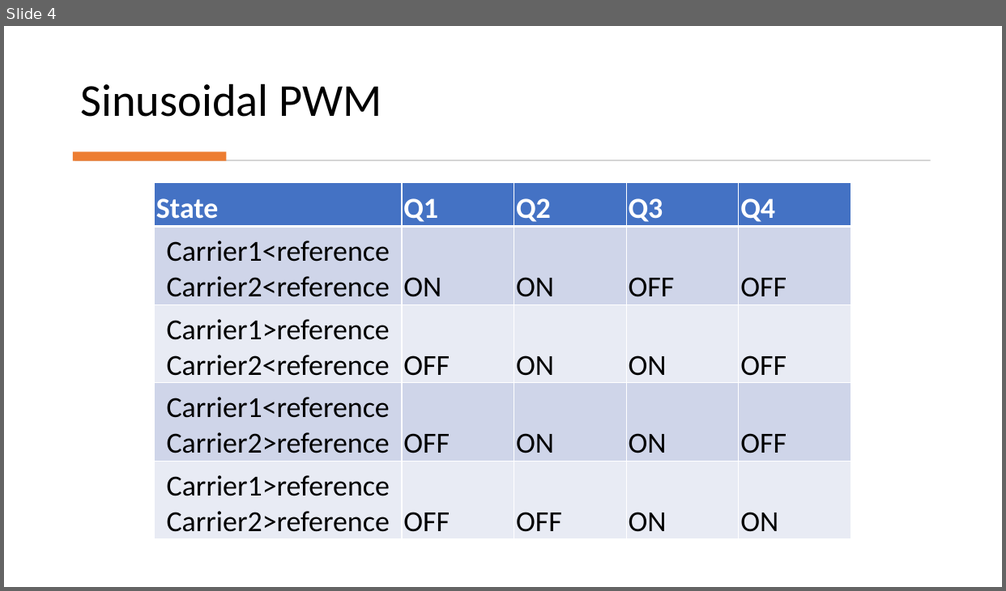
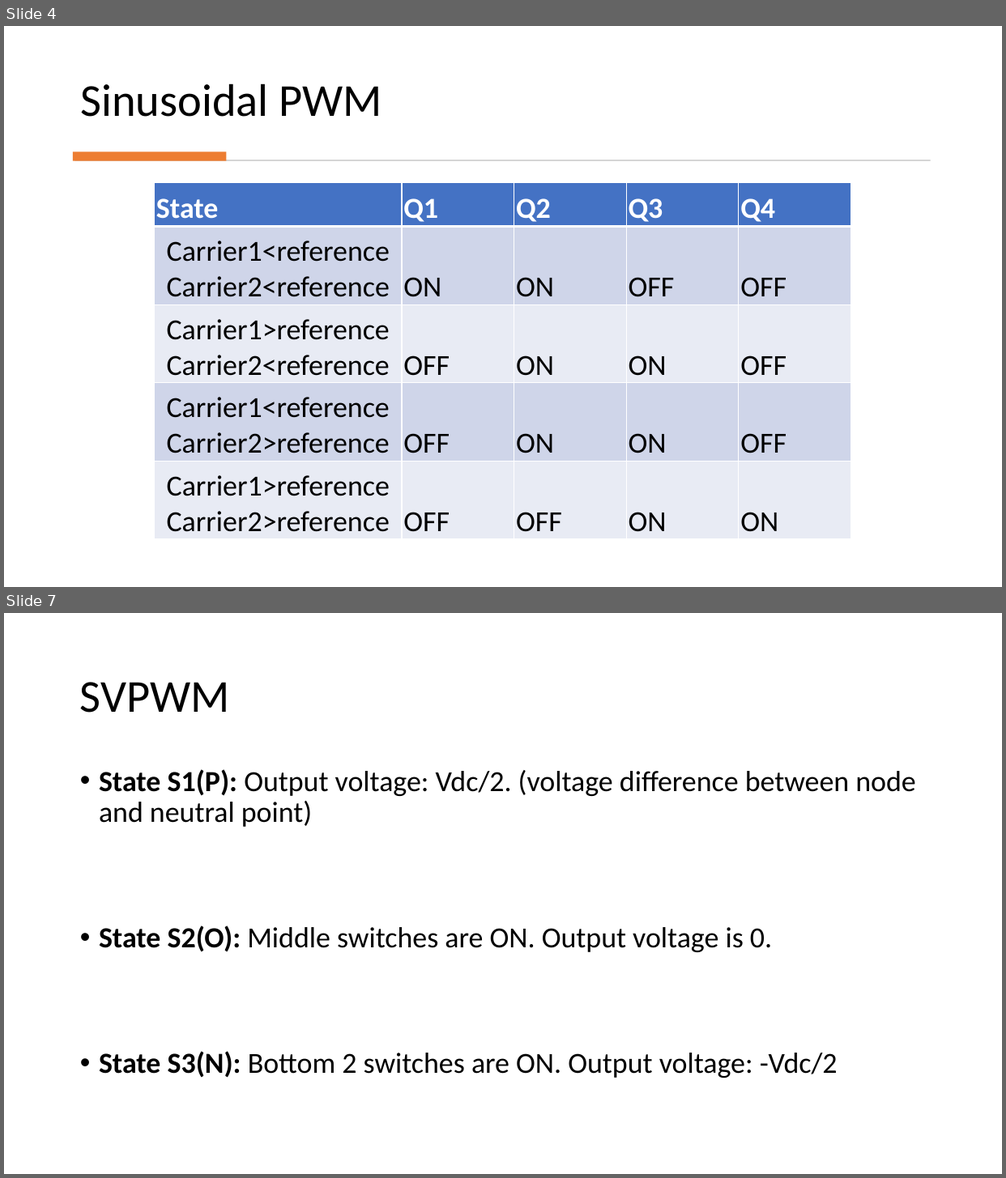
Before and after one commit to ahmetcan-akuz/Thesis, a slide deck: Reports/3-Level NPC Inverter Structure.pptx. Shown one above the other, each under a label of ours: slide 4 before the commit, slides 4 and 7 after it; the slides between them are not shown. The pictures are 1006x591 and 1006x1178 pixels, drawn with LibreOffice and Linux fonts; fonts in the diff are those of the drawing. Boxes give left, top, right and bottom in pixels: in the first picture for what was removed or moved away, otherwise in the second. Text is boxed around its words. In the diff, an @@ line names an element or a change of style, - is before the commit and + after.

Commit message:
SVPWM structure

```diff
--- a/Reports/3-Level NPC Inverter Structure.pptx
+++ b/Reports/3-Level NPC Inverter Structure.pptx
@@ slide 7 added at [4, 613, 1002, 1174], background #FFFFFF @@
@@ title added at [80, 682, 230, 713], 44 pt, text #000000 @@
+SVPWM
@@ text added at [99, 769, 915, 1078], 28 pt, text #000000 @@
+• State S1(P): Output voltage: Vdc/2. (voltage difference between node and neutral point)
+• State S2(O): Middle switches are ON. Output voltage is 0.
+• State S3(N): Bottom 2 switches are ON. Output voltage: -Vdc/2
```
Also in this commit, not shown: 1 slide changed, 5 other slides added, 1 slide removed, 3 other files.
